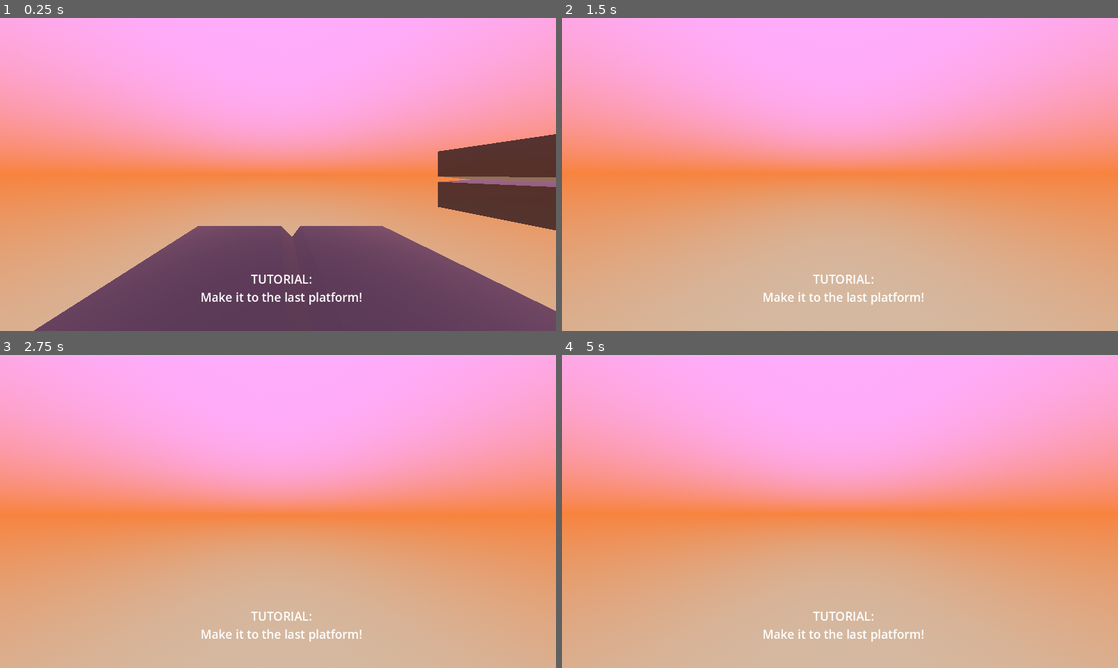
Above: before the commit, frames 1-4 (two rows, left to right).
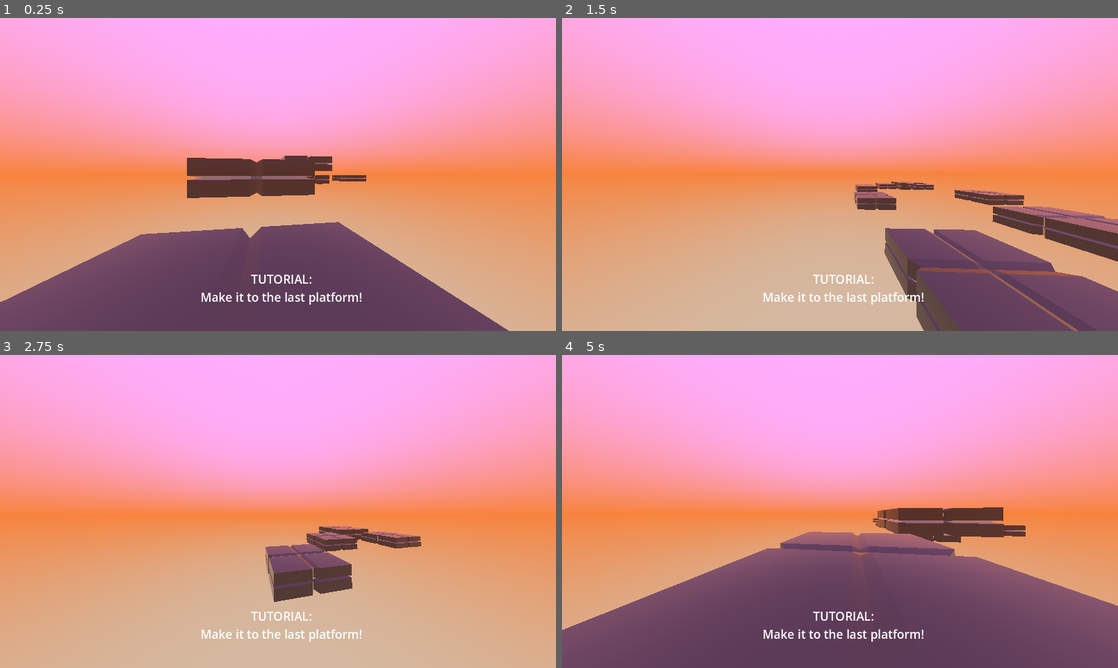
Above: after the commit, the same moments.

Repository: FireEntity1/skyhop
Game: Godot game, scene res://Scenes/Tutorial.tscn
Same seed, same stepped clock (60 frames per second), same inputs: the game is played once before the commit and once after it.
Inputs (mouse positions are in pixels of both pictures, inside the frame that each line leads up to):
- Up to frame 1 (0.25 s): no input
- Up to frame 2 (1.5 s): tap Enter (ui_accept) at 0.5, 0.6, 0.77, 1.07 s; move the mouse to (867, 174) at 0.52 s; hold W (move_forwards) from 0.53 s (still down); click (867, 174) at 0.67 s; move the mouse to (812, 174) at 1.27 s; tap Ctrl (ground_slam) at 1.35 s
- Up to frame 3 (2.75 s): keep holding W (move_forwards); tap Enter (ui_accept) at 1.52, 1.55, 1.82, 2.1 s; move the mouse to (289, 505) at 2.02 s
- Up to frame 4 (5 s): keep holding W (move_forwards); move the mouse to (834, 517) at 2.77 s; tap Ctrl (ground_slam) at 2.85, 4.35 s; click (834, 517) at 2.92 s; tap Enter (ui_accept) at 3.02, 3.05, 3.32, 3.6, 3.77, 4.07, 4.52, 4.55, 4.82 s; move the mouse to (878, 514) at 3.52 s; move the mouse to (795, 508) at 4.27 s

The runs differ from the first frame. In frame 1, 15% of the frame differs, in the area x 0-100%, y 37-100%; in frame 2, 13%; in frame 3, 3.3%; in frame 4, 34%, in the area x 0-100%, y 48-100%.

Commit message:
More levels

Diff:
--- /dev/null
+++ b/Scenes/Level1.tscn
@@ -0,0 +1,118 @@
+[gd_scene load_steps=9 format=3 uid="uid://bmf6t2d636my7"]
+
+[ext_resource type="Script" path="res://Scripts/Player.gd" id="1_b6xb1"]
+[ext_resource type="PackedScene" uid="uid://rv2kgpgykjsh" path="res://Scenes/Platform1.tscn" id="2_i8ws0"]
+
+[sub_resource type="CapsuleShape3D" id="CapsuleShape3D_yhg7e"]
+radius = 0.322304
+height = 1.37158
+
+[sub_resource type="ProceduralSkyMaterial" id="ProceduralSkyMaterial_ojuy1"]
+sky_top_color = Color(0.9994, 0.676032, 0.990881, 1)
+sky_horizon_color = Color(0.97062, 0.512029, 0.236322, 1)
+sky_curve = 0.184672
+ground_bottom_color = Color(0.829625, 0.727643, 0.636019, 1)
+ground_horizon_color = Color(0.968627, 0.513726, 0.247059, 1)
+ground_curve = 0.226274
+
+[sub_resource type="Sky" id="Sky_8kb7s"]
+sky_material = SubResource("ProceduralSkyMaterial_ojuy1")
+radiance_size = 1
+
+[sub_resource type="Environment" id="Environment_30gsj"]
+background_mode = 2
+sky = SubResource("Sky_8kb7s")
+
+[sub_resource type="BoxShape3D" id="BoxShape3D_1ohyw"]
+size = Vector3(4.34973, 7.81921, 4.67932)
+
+[sub_resource type="Theme" id="Theme_gjoex"]
+
+[node name="Level1" type="Node3D"]
+
+[node name="Player" type="CharacterBody3D" parent="."]
+script = ExtResource("1_b6xb1")
+
+[node name="PlayerCollision" type="CollisionShape3D" parent="Player"]
+transform = Transform3D(1, 0, 0, 0, 1, 0, 0, 0, 1, 0, 0.613244, 0)
+shape = SubResource("CapsuleShape3D_yhg7e")
+
+[node name="head" type="Node3D" parent="Player"]
+transform = Transform3D(1, 0, 0, 0, 1, 0, 0, 0, 1, 0, 0.935166, 0)
+
+[node name="PlayerCam" type="Camera3D" parent="Player/head"]
+transform = Transform3D(1, 0, 0, 0, 1, 0, 0, 0, 1, 0.0113506, 0.0689784, 0.0445242)
+current = true
+fov = 111.1
+
+[node name="WorldEnvironment" type="WorldEnvironment" parent="."]
+environment = SubResource("Environment_30gsj")
+
+[node name="Platform1" parent="." instance=ExtResource("2_i8ws0")]
+transform = Transform3D(2.85627, 0, 0, 0, 1.66695, 0, 0, 0, 2.85627, 0.217543, -1.10515, 1.48707)
+
+[node name="Platform2" parent="." instance=ExtResource("2_i8ws0")]
+transform = Transform3D(1, 0, 0, 0, 1, 0, 0, 0, 1, 0.217543, 0.729184, -10.4899)
+
+[node name="Platform3" parent="." instance=ExtResource("2_i8ws0")]
+transform = Transform3D(1, 0, 0, 0, 1, 0, 0, 0, 1, 0.217543, 0.729184, -14.8105)
+
+[node name="Platform4" parent="." instance=ExtResource("2_i8ws0")]
+transform = Transform3D(1, 0, 0, 0, 1, 0, 0, 0, 1, 0.217543, 0.729184, -19.131)
+
+[node name="Platform5" parent="." instance=ExtResource("2_i8ws0")]
+transform = Transform3D(1, 0, 0, 0, 1, 0, 0, 0, 1, 0.217543, 0.729184, -23.4667)
+
+[node name="Platform6" parent="." instance=ExtResource("2_i8ws0")]
+transform = Transform3D(1, 0, 0, 0, 1, 0, 0, 0, 1, 12.1028, 2.69995, -34.503)
+
+[node name="Platform7" parent="." instance=ExtResource("2_i8ws0")]
+transform = Transform3D(1, 0, 0, 0, 1, 0, 0, 0, 1, 25.9803, 2.69995, -46.8004)
+
+[node name="Platform8" parent="." instance=ExtResource("2_i8ws0")]
+transform = Transform3D(1, 0, 0, 0, 1, 0, 0, 0, 1, 42.4914, -4.26171, -63.3343)
+
+[node name="Platform9" parent="." instance=ExtResource("2_i8ws0")]
+transform = Transform3D(1, 0, 0, 0, 1, 0, 0, 0, 1, 48.4736, -0.769057, -69.8039)
+
+[node name="Platform10" parent="." instance=ExtResource("2_i8ws0")]
+transform = Transform3D(1, 0, 0, 0, 1, 0, 0, 0, 1, 54.5842, 3.40411, -75.2872)
+
+[node name="Platform11" parent="." instance=ExtResource("2_i8ws0")]
+transform = Transform3D(1, 0, 0, 0, 1, 0, 0, 0, 1, 66.483, 4.71545, -82.5993)
+
+[node name="Platform12" parent="." instance=ExtResource("2_i8ws0")]
+transform = Transform3D(1, 0, 0, 0, 1, 0, 0, 0, 1, 80.5815, 4.71545, -89.6486)
+
+[node name="Platform13" parent="." instance=ExtResource("2_i8ws0")]
+transform = Transform3D(1, 0, 0, 0, 1, 0, 0, 0, 1, 95.8411, 4.71545, -90.0632)
+
+[node name="Platform14" parent="." instance=ExtResource("2_i8ws0")]
+transform = Transform3D(1, 0, 0, 0, 1, 0, 0, 0, 1, 110.787, 4.71545, -83.039)
+
+[node name="Platform15" parent="." instance=ExtResource("2_i8ws0")]
+transform = Transform3D(1, 0, 0, 0, 1, 0, 0, 0, 1, 107.278, 4.71545, -61.986)
+
+[node name="Platform16" parent="." instance=ExtResource("2_i8ws0")]
+transform = Transform3D(1.634, 0, 0, 0, 1.634, 0, 0, 0, 1.634, 100.206, 4.71545, -49.2732)
+
+[node name="EndPoint" type="Area3D" parent="Platform16"]
+transform = Transform3D(1.81183, 0, 0, 0, 1.81183, 0, 0, 0, 1.81183, -1.62126, 3.12662, 1.51469)
+
+[node name="EndCollision" type="CollisionShape3D" parent="Platform16/EndPoint"]
+transform = Transform3D(1, 0, 0, 0, 1, 0, 0, 0, 1, 1.17825, 1.01545, -0.261047)
+shape = SubResource("BoxShape3D_1ohyw")
+
+[node name="Label" type="Label" parent="."]
+offset_left = 691.0
+offset_top = 785.0
+offset_right = 1067.0
+offset_bottom = 984.0
+scale = Vector2(1.48012, 1.48012)
+theme = SubResource("Theme_gjoex")
+theme_type_variation = &"HeaderLarge"
+text = "LEVEL ONE"
+horizontal_alignment = 1
+vertical_alignment = 1
+
+[connection signal="body_entered" from="Platform16/EndPoint" to="Player" method="_on_end_point_body_entered"]
--- /dev/null
+++ b/Scenes/Level2.tscn
@@ -0,0 +1,110 @@
+[gd_scene load_steps=7 format=3 uid="uid://d00x6q3bpj0xv"]
+
+[ext_resource type="Script" path="res://Scripts/Player.gd" id="1_hejfg"]
+[ext_resource type="PackedScene" uid="uid://rv2kgpgykjsh" path="res://Scenes/Platform1.tscn" id="2_xonxn"]
+
+[sub_resource type="CapsuleShape3D" id="CapsuleShape3D_e80ck"]
+radius = 0.322304
+height = 1.37158
+
+[sub_resource type="ProceduralSkyMaterial" id="ProceduralSkyMaterial_8d73j"]
+sky_top_color = Color(0.70156, 0.685238, 0.908934, 1)
+sky_horizon_color = Color(0.779783, 0.614563, 0.528967, 1)
+sky_curve = 0.369343
+ground_bottom_color = Color(0.490196, 0.458824, 0.807843, 1)
+ground_horizon_color = Color(0.772549, 0.611765, 0.533333, 1)
+ground_curve = 0.59714
+
+[sub_resource type="Sky" id="Sky_beke6"]
+sky_material = SubResource("ProceduralSkyMaterial_8d73j")
+
+[sub_resource type="Environment" id="Environment_eabiy"]
+background_mode = 2
+sky = SubResource("Sky_beke6")
+
+[node name="Level2" type="Node3D"]
+
+[node name="Player" type="CharacterBody3D" parent="."]
+transform = Transform3D(-0.129626, 0, -0.991563, 0, 1, 0, 0.991563, 0, -0.129626, 0, 0, 0)
+script = ExtResource("1_hejfg")
+
+[node name="PlayerCollision" type="CollisionShape3D" parent="Player"]
+transform = Transform3D(1, 0, 0, 0, 1, 0, 0, 0, 1, 0, 0.613244, 0)
+shape = SubResource("CapsuleShape3D_e80ck")
+
+[node name="head" type="Node3D" parent="Player"]
+transform = Transform3D(1, 0, 0, 0, 1, 0, 0, 0, 1, 0, 0.935166, 0)
+
+[node name="PlayerCam" type="Camera3D" parent="Player/head"]
+transform = Transform3D(1, 0, 0, 0, 1, 0, 0, 0, 1, 0.0113506, 0.0689784, 0.0445242)
+current = true
+fov = 111.1
+
+[node name="WorldEnvironment" type="WorldEnvironment" parent="."]
+environment = SubResource("Environment_eabiy")
+
+[node name="Platform1" parent="." instance=ExtResource("2_xonxn")]
+transform = Transform3D(1.95257, 0, 0, 0, 1.27318, 0, 0, 0, 1.95257, 0.944572, -1.13797, -0.0876024)
+
+[node name="Platform2" parent="." instance=ExtResource("2_xonxn")]
+transform = Transform3D(1, 0, 0, 0, 1, 0, 0, 0, 1, 25.8214, 0, 0.0527703)
+
+[node name="Platform3" parent="." instance=ExtResource("2_xonxn")]
+transform = Transform3D(1, 0, 0, 0, 1, 0, 0, 0, 1, 48.1995, 2.17332, 3.19323)
+
+[node name="Platform4" parent="." instance=ExtResource("2_xonxn")]
+transform = Transform3D(1, 0, 0, 0, 1, 0, 0, 0, 1, 61.4746, -0.386385, 18.5041)
+
+[node name="Platform5" parent="." instance=ExtResource("2_xonxn")]
+transform = Transform3D(1, 0, 0, 0, 1, 0, 0, 0, 1, 74.1127, 1.91728, 19.443)
+
+[node name="Platform6" parent="." instance=ExtResource("2_xonxn")]
+transform = Transform3D(1.27786, 0, 0, 0, 1.27786, 0, 0, 0, 1.27786, 101.016, -11.0618, 19.443)
+
+[node name="Platform7" parent="." instance=ExtResource("2_xonxn")]
+transform = Transform3D(1.27786, 0, 0, 0, 1.27786, 0, 0, 0, 1.27786, 101.016, -7.88731, 26.1774)
+
+[node name="Platform8" parent="." instance=ExtResource("2_xonxn")]
+transform = Transform3D(1.27786, 0, 0, 0, 1.27786, 0, 0, 0, 1.27786, 101.016, -4.82622, 32.5717)
+
+[node name="Platform9" parent="." instance=ExtResource("2_xonxn")]
+transform = Transform3D(1.27786, 0, 0, 0, 1.27786, 0, 0, 0, 1.27786, 101.016, -0.97151, 39.7142)
+
+[node name="Platform10" parent="." instance=ExtResource("2_xonxn")]
+transform = Transform3D(1.27786, 0, 0, 0, 1.27786, 0, 0, 0, 1.27786, 101.016, -0.97151, 73.4383)
+
+[node name="Platform11" parent="." instance=ExtResource("2_xonxn")]
+transform = Transform3D(1.27786, 0, 0, 0, 1.27786, 0, 0, 0, 1.27786, 88.4988, -0.97151, 95.0284)
+
+[node name="Platform12" parent="." instance=ExtResource("2_xonxn")]
+transform = Transform3D(1.27786, 0, 0, 0, 1.27786, 0, 0, 0, 1.27786, 109.669, -0.97151, 112.082)
+
+[node name="Platform13" parent="." instance=ExtResource("2_xonxn")]
+transform = Transform3D(1.27786, 0, 0, 0, 1.27786, 0, 0, 0, 1.27786, 89.8429, -0.97151, 127.96)
+
+[node name="Platform14" parent="." instance=ExtResource("2_xonxn")]
+transform = Transform3D(1.27786, 0, 0, 0, 1.27786, 0, 0, 0, 1.27786, 111.349, -0.97151, 141.821)
+
+[node name="Platform15" parent="." instance=ExtResource("2_xonxn")]
+transform = Transform3D(1.27786, 0, 0, 0, 1.27786, 0, 0, 0, 1.27786, 88.4147, -0.97151, 159.463)
+
+[node name="Platform16" parent="." instance=ExtResource("2_xonxn")]
+transform = Transform3D(1.27786, 0, 0, 0, 1.27786, 0, 0, 0, 1.27786, 112.525, -0.97151, 173.156)
+
+[node name="Platform17" parent="." instance=ExtResource("2_xonxn")]
+transform = Transform3D(1.27786, 0, 0, 0, 1.27786, 0, 0, 0, 1.27786, 89.5202, -0.97151, 192.147)
+
+[node name="Platform18" parent="." instance=ExtResource("2_xonxn")]
+transform = Transform3D(1.27786, 0, 0, 0, 1.27786, 0, 0, 0, 1.27786, 63.97, -0.97151, 202.035)
+
+[node name="Platform19" parent="." instance=ExtResource("2_xonxn")]
+transform = Transform3D(1.27786, 0, 0, 0, 1.27786, 0, 0, 0, 1.27786, 36.2661, -0.97151, 199.294)
+
+[node name="Platform20" parent="." instance=ExtResource("2_xonxn")]
+transform = Transform3D(1.27786, 0, 0, 0, 1.27786, 0, 0, 0, 1.27786, 13.4569, -0.97151, 182.064)
+
+[node name="Platform21" parent="." instance=ExtResource("2_xonxn")]
+transform = Transform3D(1.27786, 0, 0, 0, 1.27786, 0, 0, 0, 1.27786, -0.0523453, -0.97151, 157.689)
+
+[node name="Platform22" parent="." instance=ExtResource("2_xonxn")]
+transform = Transform3D(3.70569, 0, 0, 0, 2.30147, 0, 0, 0, 3.70569, -22.1129, -0.257139, 135.01)
--- a/Scenes/Tutorial.tscn
+++ b/Scenes/Tutorial.tscn
@@ -31,6 +31,7 @@
 [node name="Tutorial" type="Node3D"]
 
 [node name="Player" type="CharacterBody3D" parent="."]
+transform = Transform3D(-0.129626, 0, -0.991563, 0, 1, 0, 0.991563, 0, -0.129626, 0, 0, 0)
 script = ExtResource("1_aagc5")
 
 [node name="PlayerCollision" type="CollisionShape3D" parent="Player"]
@@ -79,10 +80,10 @@
 transform = Transform3D(1, 0, 0, 0, 1, 0, 0, 0, 1, 43.9864, -0.258739, 23.9496)
 
 [node name="Platform11" parent="." instance=ExtResource("2_6owc4")]
-transform = Transform3D(1, 0, 0, 0, 1, 0, 0, 0, 1, 55.6129, -0.261344, 27.2195)
+transform = Transform3D(1.81183, 0, 0, 0, 1.81183, 0, 0, 0, 1.81183, 56.0537, -1.23952, 27.1179)
 
 [node name="EndPoint" type="Area3D" parent="."]
-transform = Transform3D(1, 0, 0, 0, 1, 0, 0, 0, 1, 54.5269, 2.14845, 27.4697)
+transform = Transform3D(1.81183, 0, 0, 0, 1.81183, 0, 0, 0, 1.81183, 54.0861, 3.12662, 27.5713)
 
 [node name="EndCollision" type="CollisionShape3D" parent="EndPoint"]
 transform = Transform3D(1, 0, 0, 0, 1, 0, 0, 0, 1, 1.17825, 1.01545, -0.261047)
--- a/Scripts/Player.gd
+++ b/Scripts/Player.gd
@@ -1,10 +1,11 @@
 extends CharacterBody3D
 
 
-const SPEED = 15
+var speed = 15
 const JUMP_VELOCITY = 10
 @export var sensitivity = -0.1
 var capture = true
+var jumps = 1
 
 # Get the gravity from the project settings to be synced with RigidBody nodes.
 var gravity = ProjectSettings.get_setting("physics/3d/default_gravity")
@@ -18,22 +19,25 @@
 		velocity.y -= gravity * delta
 
 	# Handle jump.
-	if Input.is_action_just_pressed("ui_accept") and is_on_floor():
+	if Input.is_action_just_pressed("ui_accept") and jumps == 1:
 		velocity.y = JUMP_VELOCITY
+		jumps = 0
+
 
 	var input_dir = Input.get_vector("move_left", "move_right", "move_forwards", "move_backwards")
 	var direction = (transform.basis * Vector3(input_dir.x, 0, input_dir.y)).normalized()
 	if direction:
-		velocity.x = direction.x * SPEED
-		velocity.z = direction.z * SPEED
+		velocity.x = direction.x * speed
+		velocity.z = direction.z * speed
 	else:
-		velocity.x = move_toward(velocity.x, 0, SPEED)
-		velocity.z = move_toward(velocity.z, 0, SPEED)
+		velocity.x = move_toward(velocity.x, 0, speed)
+		velocity.z = move_toward(velocity.z, 0, speed)
 
 	if Input.is_action_just_pressed("ground_slam") and not is_on_floor():
 		gravity += 500
 	elif is_on_floor():
 		gravity = ProjectSettings.get_setting("physics/3d/default_gravity")
+		jumps = 1
 
 	if Input.is_mouse_button_pressed(MOUSE_BUTTON_LEFT):
 		capture = true
@@ -56,11 +60,9 @@
 		$head.rotation.x = clamp($head.rotation.x, deg_to_rad(-89), deg_to_rad(89))
 
 
-
-
 func _on_end_point_body_entered(body):
-
 	if body is CharacterBody3D:
 		print("END")
 		match get_tree().current_scene.name:
-			"Tutorial" : print("Tutorial")
+			"Tutorial" : get_tree().change_scene_to_file("res://Scenes/Level1.tscn")
+			"Level1" : get_tree().change_scene_to_file("res://Scenes/Level2.tscn")
--- a/project.godot
+++ b/project.godot
@@ -53,6 +53,11 @@
 "events": [Object(InputEventKey,"resource_local_to_scene":false,"resource_name":"","device":-1,"window_id":0,"alt_press …(182 unchanged characters)…
 ]
 }
+dash={
+"deadzone": 0.5,
+"events": [Object(InputEventKey,"resource_local_to_scene":false,"resource_name":"","device":-1,"window_id":0,"alt_pressed":false,"shift_pressed":false,"ctrl_pressed":false,"meta_pressed":false,"pressed":false,"keycode":0,"physical_keycode":4194325,"key_label":0,"unicode":0,"echo":false,"script":null)
+]
+}
 
 [physics]
 
Not shown: 1 places in Scenes/Tutorial.tscn that only renumber resources
Not shown, changed: HDRI/.DS_Store
